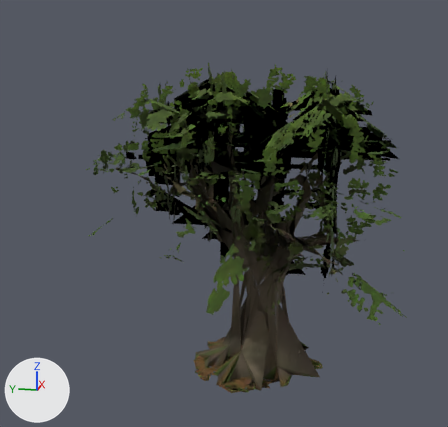
A saved change to the glTF model public/models/flora/meshy-012/tree-0208-far.glb.
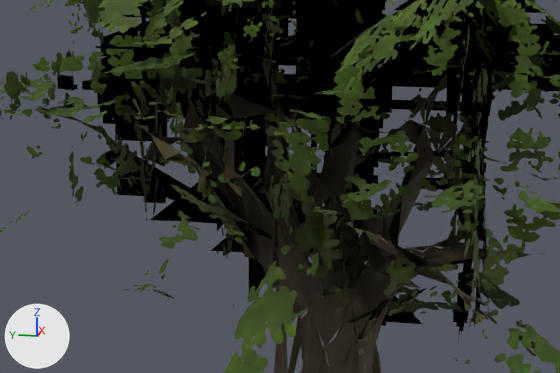
Each version is shown whole from a 50 mm lens placed at (-23.43, -3.41, 11.99), pointed at (-0.18, 1.24, 6.17), then close up on the part from 22% to 83% of the width and 27% to 70% of the height. Lighting does not change. The marker at lower left points along +X, +Y and +Z. The last two pictures show the newer version. Vertices at exactly the same position are counted once.

Objects in the first close-up: 'Foliage', 'Wood'.
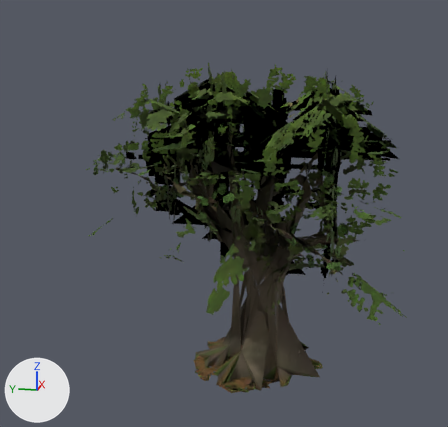
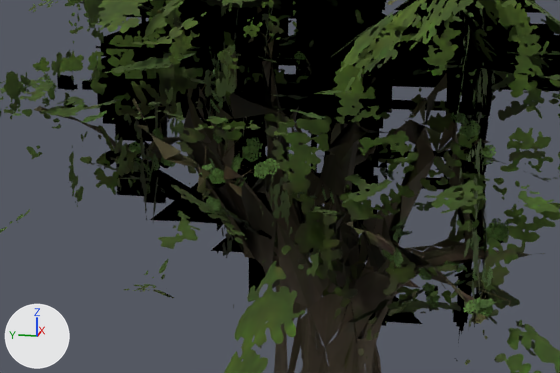
What differs and where, as boxes [x1, y1, x2, y2] in the close-ups (560 x 373 px):
part 1 of me_source_derived_clustered_cards_002, rebuilt
    before: [158, 156, 169, 164]
    after: [162, 159, 176, 167]
part 2 of me_source_derived_clustered_cards_002, rebuilt
    before: [201, 155, 210, 168]
    after: [200, 162, 213, 174]
part 3 of me_source_derived_clustered_cards_002, rebuilt
    before: [208, 194, 218, 204]
    after: [205, 195, 222, 213]
part 4 of me_source_derived_clustered_cards_002, rebuilt
    before: [218, 173, 231, 183]
    after: [208, 168, 235, 183]
part 5 of me_source_derived_clustered_cards_002, deleted
    before: [153, 114, 474, 188]
part 6 of me_source_derived_clustered_cards_002, built on
    before: [211, 70, 215, 85]
    after: [126, 53, 509, 317]
part 7 of me_source_derived_clustered_cards_002, surface changed
    before: [238, 161, 493, 249]
    after: [205, 126, 481, 179]

Patch to the scene script:
```diff
--- a/public/models/flora/meshy-012/tree-0208-far.glb.py
+++ b/public/models/flora/meshy-012/tree-0208-far.glb.py
@@ me_source_derived_clustered_cards_002 @@
 # used by ob_foliage; location = (0.0, 0.0, 0.0)
-me_source_derived_clustered_cards_002.from_pydata(...)  # 721 vertices, 614 faces; spans x -6.19..6.31, y -6.03..7.27, z 1.52..13.25
+me_source_derived_clustered_cards_002.from_pydata(...)  # 1249 vertices, 938 faces; spans x -6.19..6.31, y -6.03..7.27, z 1.52..13.25
+# me_source_derived_clustered_cards_002 part 1: the loose piece of 4 vertices spanning x -1.15..-1.02, y 2.63..3.01, z 6.94..7.22 is rebuilt with 4 vertices and now spans x -1.19..-1.03, y 2.5..2.95, z 6.86..7.3
+# me_source_derived_clustered_cards_002 part 2: the loose piece of 4 vertices spanning x -3.43..-3.11, y 1.35..1.6, z 7.44..7.64 is rebuilt with 4 vertices and now spans x -3.6..-3.1, y 1.25..1.65, z 7.35..7.66
+# me_source_derived_clustered_cards_002 part 3: the loose piece of 4 vertices spanning x -3.27..-3.17, y 1.23..1.51, z 6.79..7.09 is rebuilt with 4 vertices and now spans x -3.29..-3.13, y 1.14..1.58, z 6.62..7.1
+# me_source_derived_clustered_cards_002 part 4: the loose piece of 4 vertices spanning x -2.94..-2.79, y 1.06..1.41, z 7.08..7.33 is rebuilt with 4 vertices and now spans x -3.0..-2.78, y 1.06..1.59, z 7.04..7.43
+# me_source_derived_clustered_cards_002 part 5: 6 loose pieces with 24 vertices, spanning x -3.19..1.41, y -2.85..2.89, z 7.02..7.77, are deleted
+# me_source_derived_clustered_cards_002 part 6: 24 vertices moved from x -3.13..-0.81, y -3.29..1.77, z 5.52..9.14 to x -3.53..1.72, y -2.97..1.82, z 7.19..9.22; 522 vertices added at x -4.53..3.82, y -3.62..3.85, z 4.3..9.31
+# me_source_derived_clustered_cards_002 part 7: 8 kept faces spanning x -3.53..1.72, y -2.97..1.66, z 7.19..8.17 get new texture (UV) coordinates
+# other edits to the shape of me_source_derived_clustered_cards_002 do not show in these pictures
 me_source_derived_clustered_cards_002.materials.append(mat_foliage___many_stem_elder)
```
